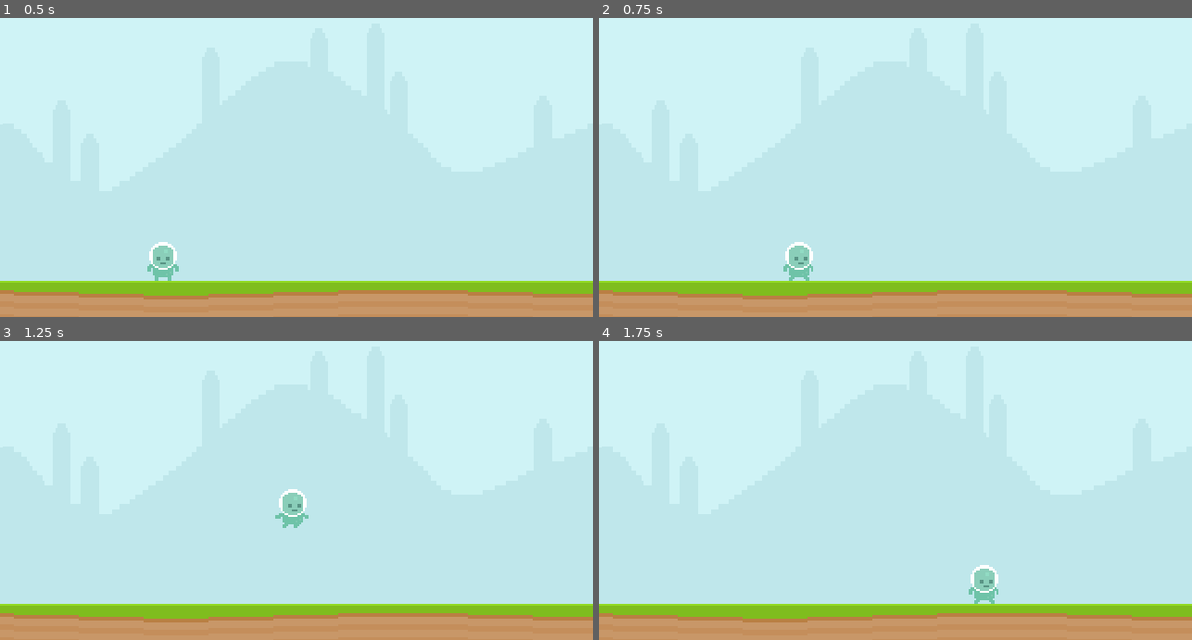
Above: before the commit, frames 1-4 (two rows, left to right).
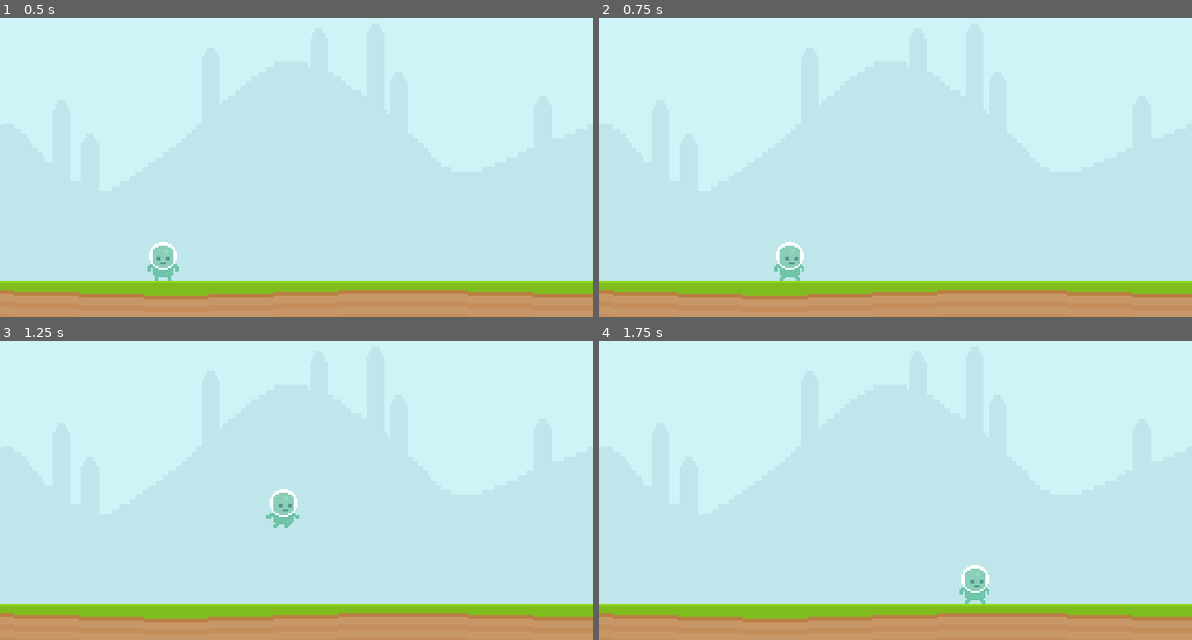
Above: after the commit, the same moments.

Repository: ludover-workshop/example-project-2022
Game: Godot game, scene res://levels/playground/Playground.tscn
Two runs of this game, one before a commit and one after it. Both use one fixed random seed, a clock stepped at 60 frames per second and the inputs below.
Inputs:
- Up to frame 1 (0.5 s): no input
- Up to frame 2 (0.75 s): hold Right (walk_right) from 0.53 s (still down)
- Up to frame 3 (1.25 s): keep holding Right (walk_right); tap Space (jump) at 0.77 s
- Up to frame 4 (1.75 s): keep holding Right (walk_right); tap Space (jump) at 1.52 s

Frame 1 is identical in both runs. In frame 2, 0.5% of the frame differs, in the area x 29-37%, y 74-88%; in frame 3, 0.5%; in frame 4, 0.5%.

Commit message:
Add acceleration and friction

Diff:
--- a/player/Player.gd
+++ b/player/Player.gd
@@ -5,17 +5,24 @@
 export (int) var speed = 100
 export (int) var jump_speed = -200
 export (int) var gravity = 500
+export (float, 0, 1.0) var friction = 0.1
+export (float, 0, 1.0) var acceleration = 0.25
 
 func _physics_process(delta):
 
-	velocity.x = 0
+	var dir = 0
 	if Input.is_action_pressed("walk_right"):
 		$AnimatedSprite.flip_h = false
-		velocity.x += speed
+		dir += 1
 
 	if Input.is_action_pressed("walk_left"):
-		velocity.x -= speed
 		$AnimatedSprite.flip_h = true
+		dir -= 1
+
+	if dir != 0:
+		velocity.x = lerp(velocity.x, dir * speed, acceleration)
+	else:
+		velocity.x = lerp(velocity.x, 0, friction)
 
 	if velocity.x == 0:
 		$AnimatedSprite.animation = "idle"
